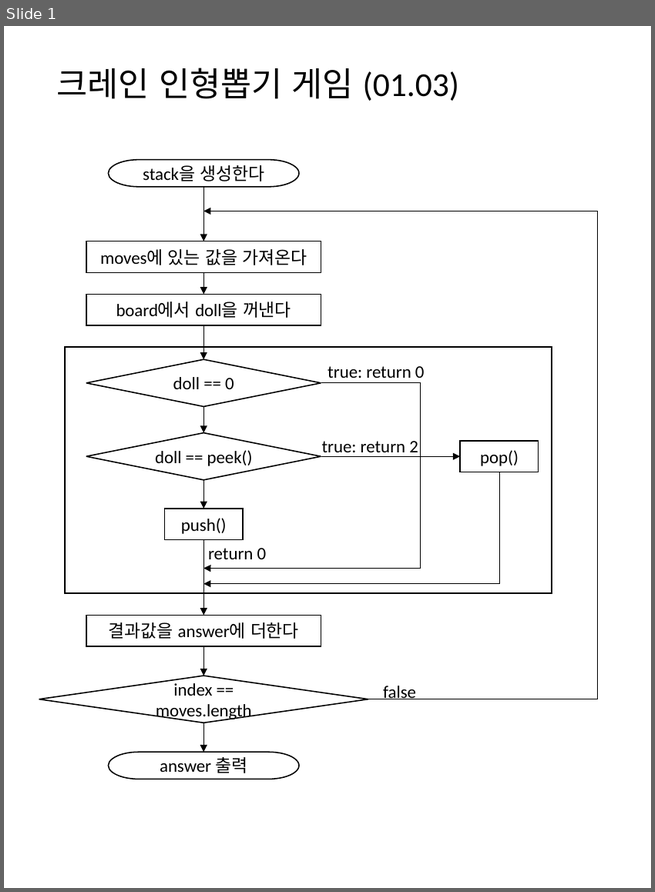
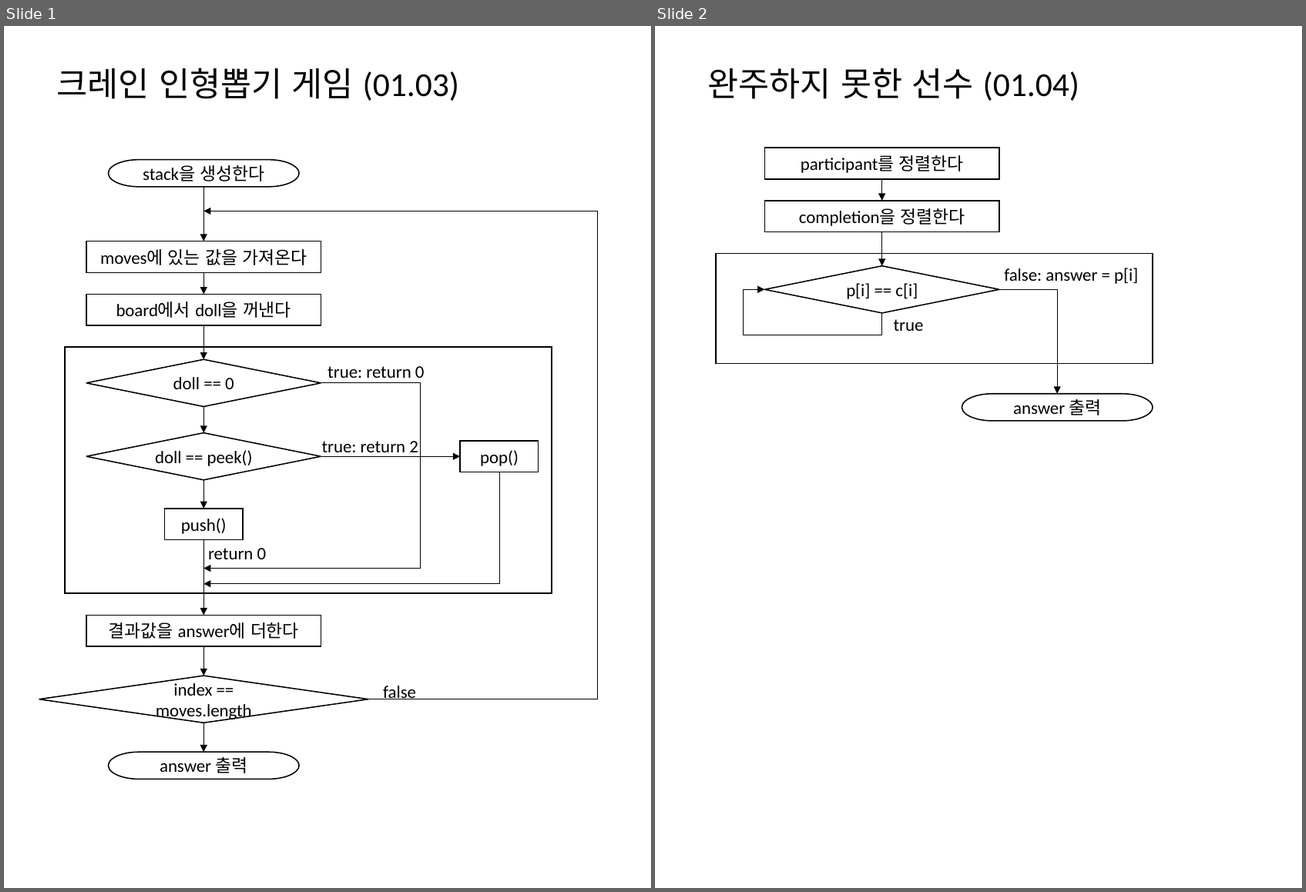
Before and after one commit to mornings9047/Algorithms_Programmers, a slide deck: 알고리즘 순서도.pptx. Shown side by side, each under a label of ours: slide 1 before the commit, slides 1 and 2 after it. The pictures are 655x892 and 1306x892 pixels, drawn with LibreOffice and Linux fonts; fonts in the diff are those of the drawing. Boxes give left, top, right and bottom in pixels: in the first picture for what was removed or moved away, otherwise in the second. Text is boxed around its words. In the diff, an @@ line names an element or a change of style, - is before the commit and + after.

Commit message:
완주하지 못한 선수

```diff
--- a/알고리즘 순서도.pptx
+++ b/알고리즘 순서도.pptx
@@ slide 2 added at [655,26,1302,888], background #FFFFFF @@
@@ title added at [708,68,1080,101], 28 pt, text #000000 @@
+완주하지 못한 선수 (01.04)
@@ rectangle added at [764,148,999,178], outline #000000 1 pt, 14.7 pt, text #000000 @@
+participant를 정렬한다
@@ arrow added from (882, 179) to (882, 200), #000000 0.5 pt @@
@@ rectangle added at [764,200,999,232], outline #000000 1 pt, 14.7 pt, text #000000 @@
+completion을 정렬한다
@@ arrow added from (882, 232) to (882, 265), #000000 0.5 pt @@
@@ rectangle added at [715,254,1152,364], outline #000000 1 pt @@
@@ diamond added at [764,265,999,313], outline #000000 1 pt, 14.7 pt, text #000000 @@
+p[i] == c[i]
@@ text added at [1004,268,1138,284], 14.7 pt, text #000000 @@
+false: answer = p[i]
@@ elbow arrow added from (882, 313) to (764, 290), #000000 0.5 pt @@
@@ elbow arrow added from (999, 290) to (1057, 394), #000000 0.5 pt @@
@@ text added at [894,319,924,331], 14.7 pt, text #000000 @@
+true
@@ pill shape added at [962,394,1152,421], outline #000000 1 pt, 14.7 pt, text #000000 @@
+answer 출력
```
Also in this commit, not shown: 1 other file.
